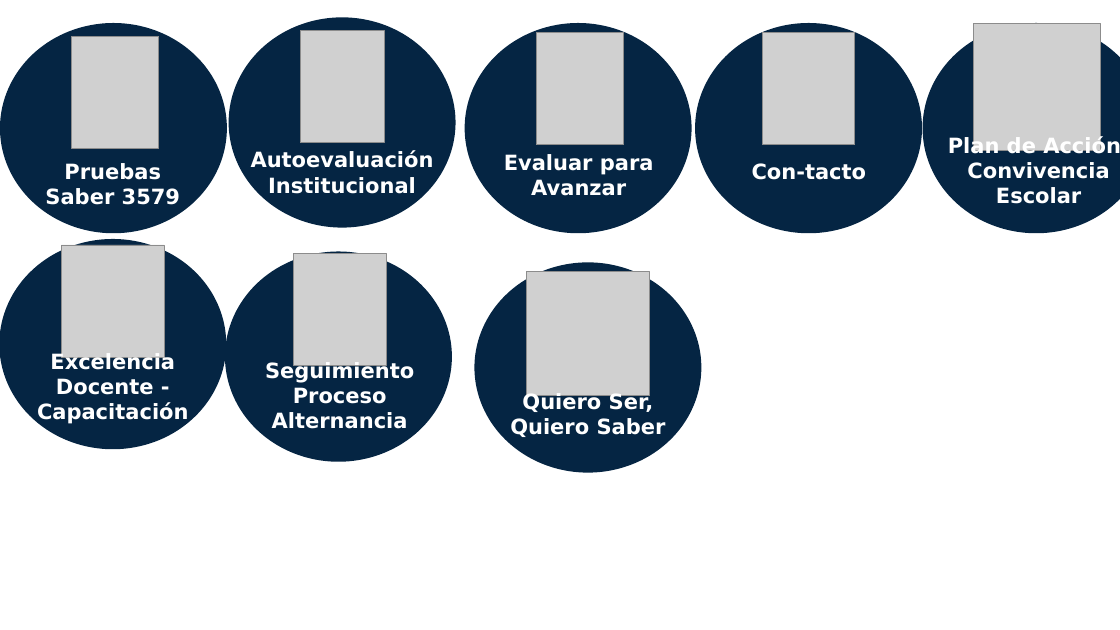
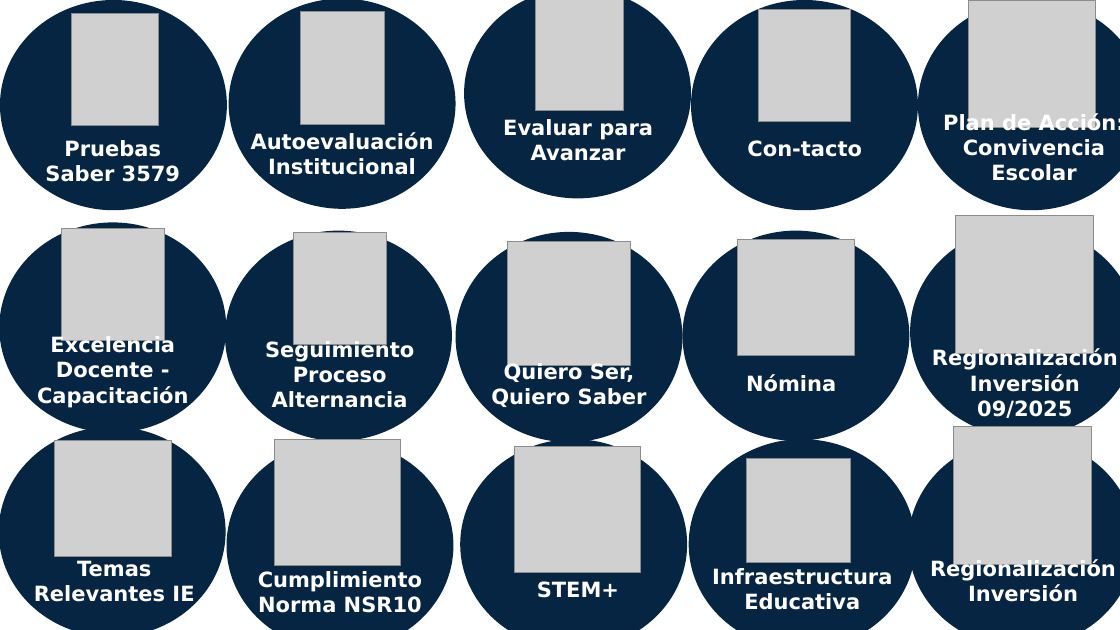
Before and after one commit to gmartinez-code/Im-genes-DAshboard-de-Inicio, a slide deck: slide 4 of IMAGENES/ICONOS PLANEAMIENTO.pptx. Drawn at 1120x630 pixels with LibreOffice and Linux fonts; fonts in the diff are those of the drawing; grey boxes stand for pictures. Boxes give left, top, right and bottom in pixels: in the first picture for what was removed or moved away, otherwise in the second. Text is boxed around its words. In the diff, an @@ line names an element or a change of style, - is before the commit and + after.

```diff
--- a/IMAGENES/ICONOS PLANEAMIENTO.pptx
+++ b/IMAGENES/ICONOS PLANEAMIENTO.pptx
@@ 1 picture, 1 text, 1 ellipse: place and size @@
-1 picture, 1 text, 1 ellipse at [0, 23, 227, 233]
+1 picture, 1 text, 1 ellipse at [0, 0, 227, 210]
@@ 1 picture, 1 text, 1 ellipse: place and size @@
-1 picture, 1 text, 1 ellipse at [465, 23, 691, 233]
+1 picture, 1 text, 1 ellipse at [465, 0, 691, 198]
@@ 2 pictures, 2 texts, 2 ellipses: place and size @@
-2 pictures, 2 texts, 2 ellipses at [696, 23, 1120, 233]
+2 pictures, 2 texts, 2 ellipses at [691, 0, 1120, 210]
@@ 1 picture, 1 text, 1 ellipse: place and size @@
-1 picture, 1 text, 1 ellipse at [0, 239, 226, 450]
+1 picture, 1 text, 1 ellipse at [0, 223, 226, 433]
@@ 2 pictures, 2 texts, 2 ellipses: place and size @@
-2 pictures, 2 texts, 2 ellipses at [225, 18, 455, 461]
+2 pictures, 2 texts, 2 ellipses at [225, 0, 455, 441]
@@ 1 picture, 1 text, 1 ellipse: place and size @@
-1 picture, 1 text, 1 ellipse at [475, 262, 702, 472]
+1 picture, 1 text, 1 ellipse at [455, 232, 682, 442]
@@ ellipse added at [682, 231, 909, 441], fill #052543 @@
@@ picture added at [738, 239, 854, 355] @@
@@ ellipse added at [910, 227, 1120, 437], fill #052543 @@
@@ picture added at [955, 216, 1093, 354] @@
@@ text added at [932, 349, 1118, 418], 18 pt, text #FFFFFF, bold @@
+Regionalización Inversión 09/2025
@@ text added at [746, 374, 836, 392], 18 pt, text #FFFFFF, bold @@
+Nómina
@@ ellipse added at [0, 427, 225, 630], fill #052543 @@
@@ picture added at [55, 440, 171, 556] @@
@@ ellipse added at [227, 440, 454, 630], fill #052543 @@
@@ picture added at [275, 439, 401, 565] @@
@@ ellipse added at [460, 439, 687, 630], fill #052543 @@
@@ picture added at [514, 446, 640, 572] @@
@@ ellipse added at [689, 439, 916, 630], fill #052543 @@
@@ ellipse added at [908, 438, 1120, 630], fill #052543 @@
@@ picture added at [954, 427, 1091, 565] @@
@@ picture added at [746, 459, 850, 563] @@
@@ text added at [34, 560, 194, 606], 18 pt, text #FFFFFF, bold @@
+Temas Relevantes IE
@@ text added at [712, 568, 892, 610], 18 pt, text #FFFFFF, bold @@
+Infraestructura Educativa
@@ text added at [930, 559, 1116, 602], 18 pt, text #FFFFFF, bold @@
+Regionalización Inversión
@@ text added at [258, 571, 422, 613], 18 pt, text #FFFFFF, bold @@
+Cumplimiento Norma NSR10
@@ text added at [537, 581, 619, 598], 18 pt, text #FFFFFF, bold @@
+STEM+
```
Also in this commit, not shown: 1 other slide changed.
